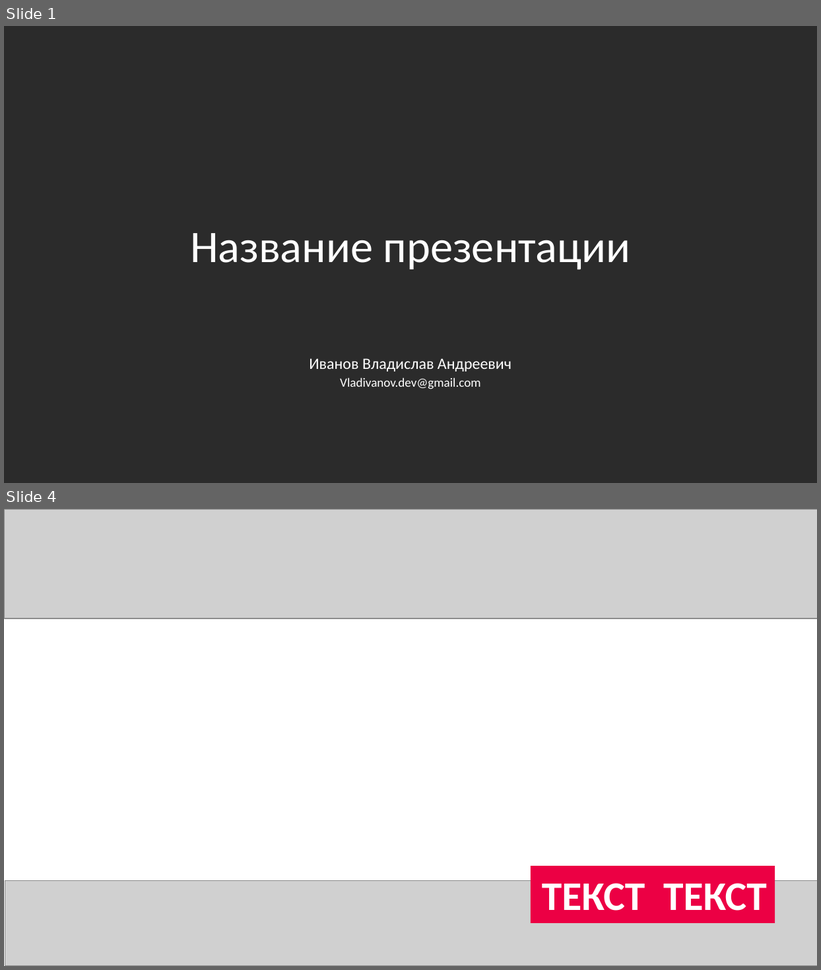
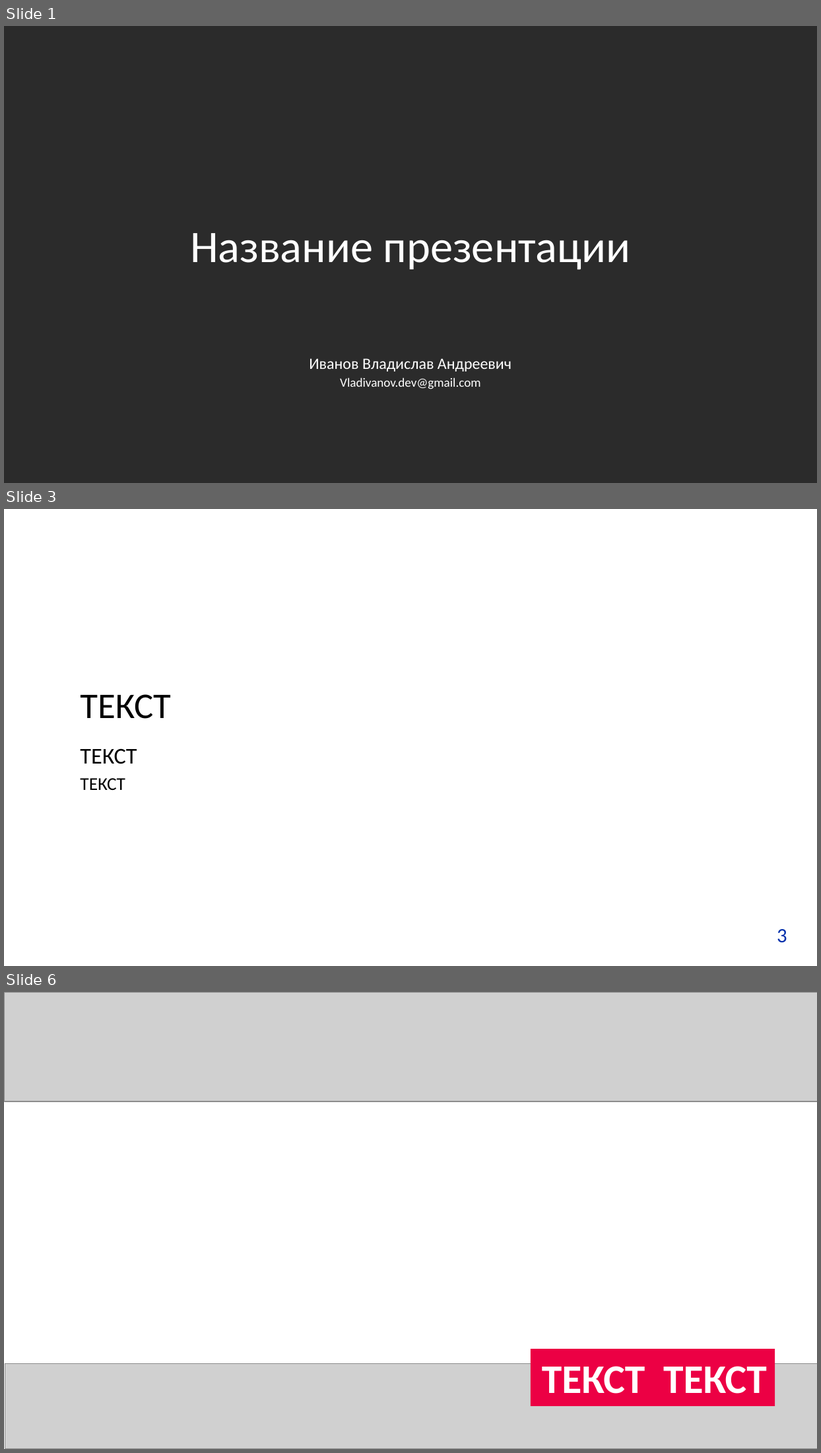
Before and after one commit to yungvldai/diploma, a slide deck: presentation/production.pptx. Shown one above the other, each under a label of ours: slides 1 and 4 before the commit, slides 1, 3 and 6 after it; the slides between them are not shown. The pictures are 821x970 and 821x1453 pixels, drawn with LibreOffice and Linux fonts; fonts in the diff are those of the drawing; grey boxes stand for pictures; background and template pictures are left out; a plain dark background stands for a picture behind light text. Boxes give left, top, right and bottom in pixels: in the first picture for what was removed or moved away, otherwise in the second. Text is boxed around its words. In the diff, an @@ line names an element or a change of style, - is before the commit and + after.

```diff
--- a/presentation/production.pptx
+++ b/presentation/production.pptx
@@ slide 3 added at (4,509,817,966), background picture (left out) @@
@@ title added at (80,694,171,719), 32 pt, text #000000 @@
+ТЕКСТ
@@ text added at (80,749,137,791), 20 pt, text #000000 @@
+ТЕКСТ
+ТЕКСТ
@@ text added at (777,929,787,943), 18 pt, text #0230AC @@
+3
@@ what was slide 4 is now slide 6 @@
```
Also in this commit, not shown: 2 slides changed, 1 other slide added, 12 other files.
